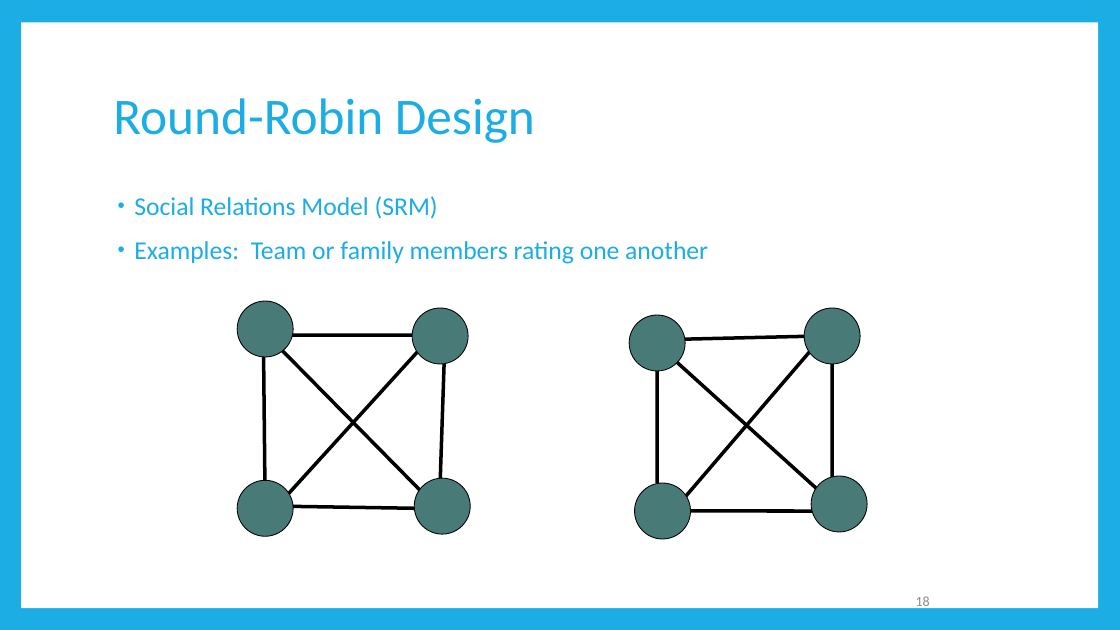
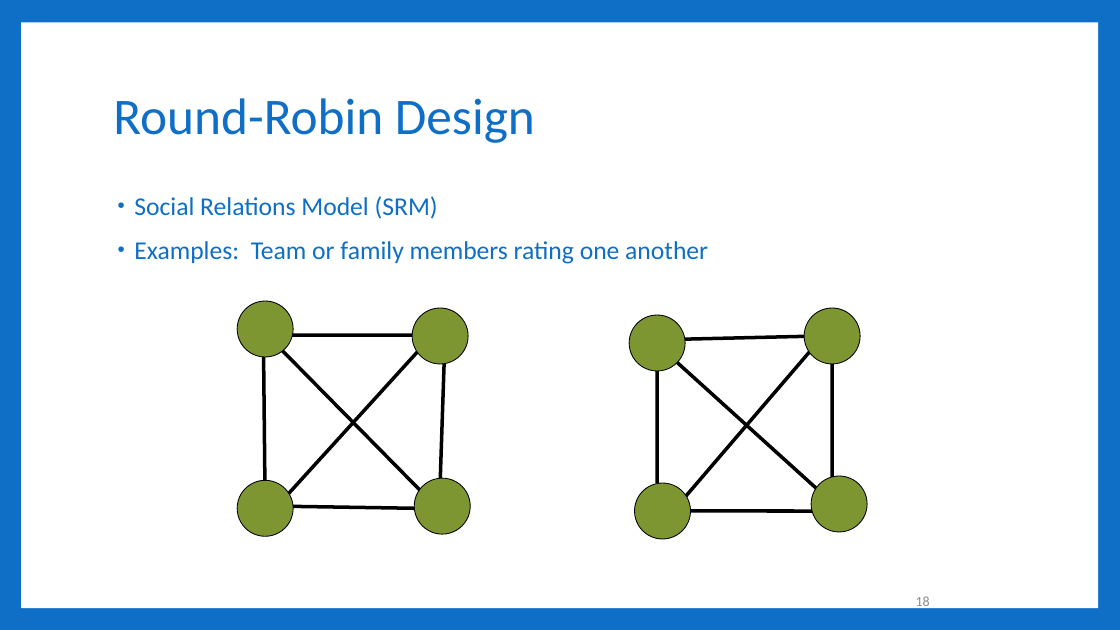
Before and after one commit to RandiLGarcia/smith-r-workshop, a slide deck: slide 18 of docs/Day 3 Slides.pptx. Drawn at 1120x630 pixels with LibreOffice and Linux fonts; fonts in the diff are those of the drawing. Boxes give left, top, right and bottom in pixels: in the first picture for what was removed or moved away, otherwise in the second. Text is boxed around its words. In the diff, an @@ line names an element or a change of style, - is before the commit and + after.

```diff
--- a/docs/Day 3 Slides.pptx
+++ b/docs/Day 3 Slides.pptx
@@ background #1CADE4 to #0F6FC6 @@
@@ title "Round-Robin Design" at box(113, 98, 535, 143): text colour #1CADE4 to #0F6FC6 @@
@@ text "Social Relations Model (SRM)" at box(134, 196, 708, 264): text colour #1CADE4 to #0F6FC6; bullet colour #1CADE4 to #0F6FC6 @@
@@ fill #487B78 to #7E9632 in 8 elements at box(804, 308, 860, 365), box(629, 315, 686, 371), box(812, 476, 868, 533), box(634, 483, 691, 539), box(413, 308, 469, 365), box(237, 301, 293, 357), box(414, 478, 471, 534), box(237, 481, 293, 537) @@
```
Also in this commit, not shown: 62 other slides changed, 60 slides added, 4 other files.
